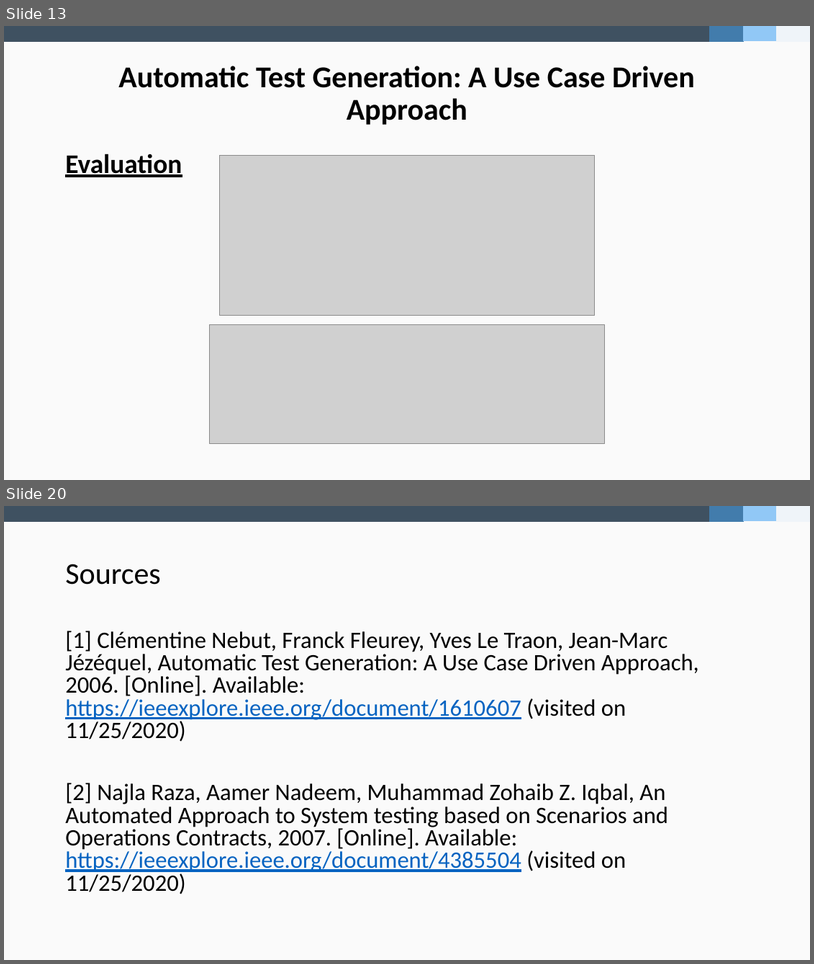
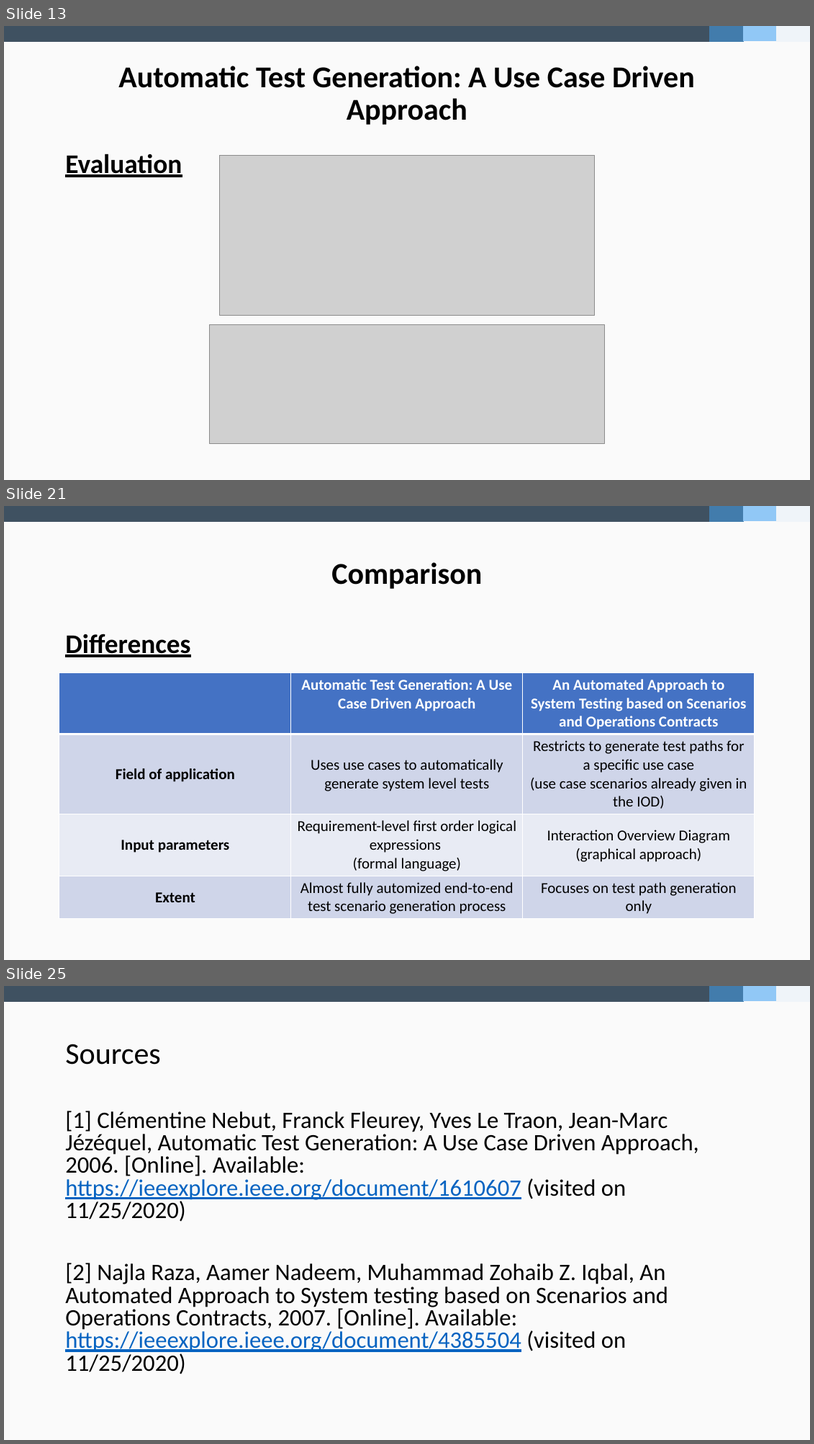
Before and after one commit to fidsusj/SWE-Seminar, a slide deck: doc/Final Presentation F. Hausberger.pptx. Shown one above the other, each under a label of ours: slides 13 and 20 before the commit, slides 13, 21 and 25 after it; the slides between them are not shown. The pictures are 814x964 and 814x1444 pixels, drawn with LibreOffice and Linux fonts; fonts in the diff are those of the drawing; grey boxes stand for pictures. Boxes give left, top, right and bottom in pixels: in the first picture for what was removed or moved away, otherwise in the second. Text is boxed around its words. In the diff, an @@ line names an element or a change of style, - is before the commit and + after.

```diff
--- a/doc/Final Presentation F. Hausberger.pptx
+++ b/doc/Final Presentation F. Hausberger.pptx
@@ slide 21 added at (4,506,810,960), background #FAFAFA; not listed: 4 template elements that a slide beside it also shows @@
@@ title added at (332,562,482,589), 36 pt, text #000000, bold @@
+Comparison
@@ text added at (65,633,190,657), 32 pt, text #000000, bold, underline @@
+Differences
@@ table added at (59,673,755,916), 4 rows, 3 columns @@
+ | Automatic Test Generation: A Use Case Driven Approach | An Automated Approach to System Testing based on Scenarios and Operations Contracts
+Field of application | Uses use cases to automatically generate system level tests | Restricts to generate test paths for a specific use case / (use case scenarios already given in the IOD)
+Input parameters | Requirement-level first order logical expressions / (formal language) | Interaction Overview Diagram (graphical approach)
+Extent | Almost fully automized end-to-end test scenario generation process | Focuses on test path generation only
@@ what was slide 20 is now slide 25 @@
```
Also in this commit, not shown: 6 slides changed, 5 other slides added, 1 slide removed.
